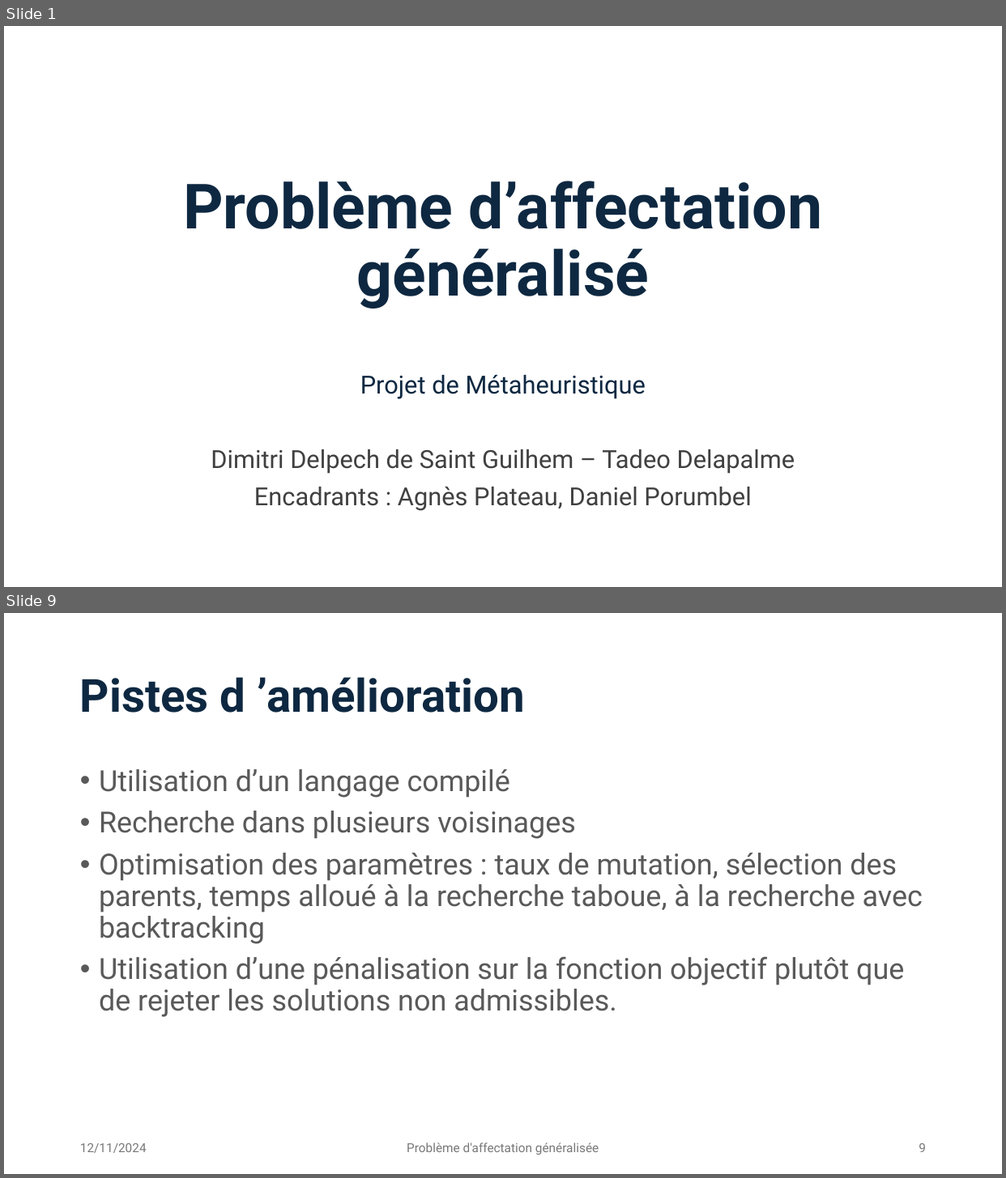
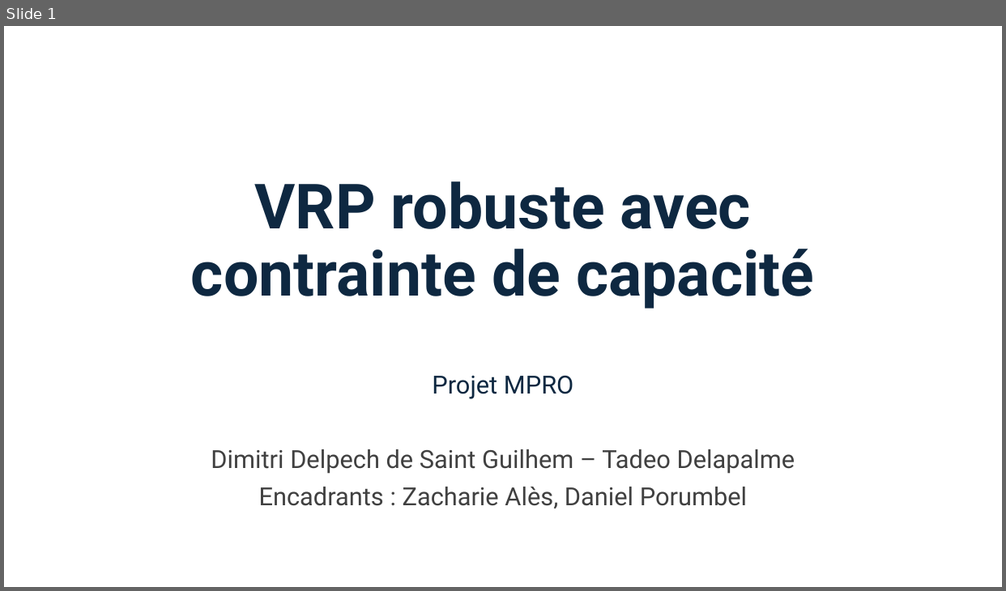
Before and after one commit to Darthkiller2Jr/projet_mpro, a slide deck: Présentation Projet.pptx. Shown one above the other, each under a label of ours: slides 1 and 9 before the commit, slide 1 after it; the slides between them are not shown. The pictures are 1006x1178 and 1006x591 pixels, drawn with LibreOffice and Linux fonts; fonts in the diff are those of the drawing. Boxes give left, top, right and bottom in pixels: in the first picture for what was removed or moved away, otherwise in the second. Text is boxed around its words. In the diff, an @@ line names an element or a change of style, - is before the commit and + after.

```diff
--- a/Présentation Projet.pptx
+++ b/Présentation Projet.pptx
@@ slide 9 removed at (4,613,1002,1174), background #FFFFFF @@
@@ title removed at (80,677,526,713) @@
-Pistes d ’amélioration
@@ text removed at (99,769,923,1017) @@
-• Utilisation d’un langage compilé
-• Recherche dans plusieurs voisinages
-• Optimisation des paramètres : taux de mutation, sélection des parents, temps alloué à la recherche taboue, à la recherche avec backtracking
-• Utilisation d’une pénalisation sur la fonction objectif plutôt que de rejeter les solutions non admissibles.
@@ text removed at (80,1144,147,1153) @@
-12/11/2024
@@ text removed at (407,1143,599,1155) @@
-Problème d'affectation généralisée
@@ page number removed at (918,1144,926,1152) @@
-9
@@ slide 1 changed as well @@
@@ title at (191,182,814,309): text changed @@
-Problème d’affectation généralisé
+VRP robuste avec contrainte de capacité
@@ subtitle at (432,375,573,399): text changed @@
-Projet de Métaheuristique
+Projet MPRO
@@ subtitle at (259,487,747,509): text changed @@
-Encadrants : Agnès Plateau, Daniel Porumbel
+Encadrants : Zacharie Alès, Daniel Porumbel
```
Also in this commit, not shown: 3 slides added, 11 other slides removed, 2 other files.
